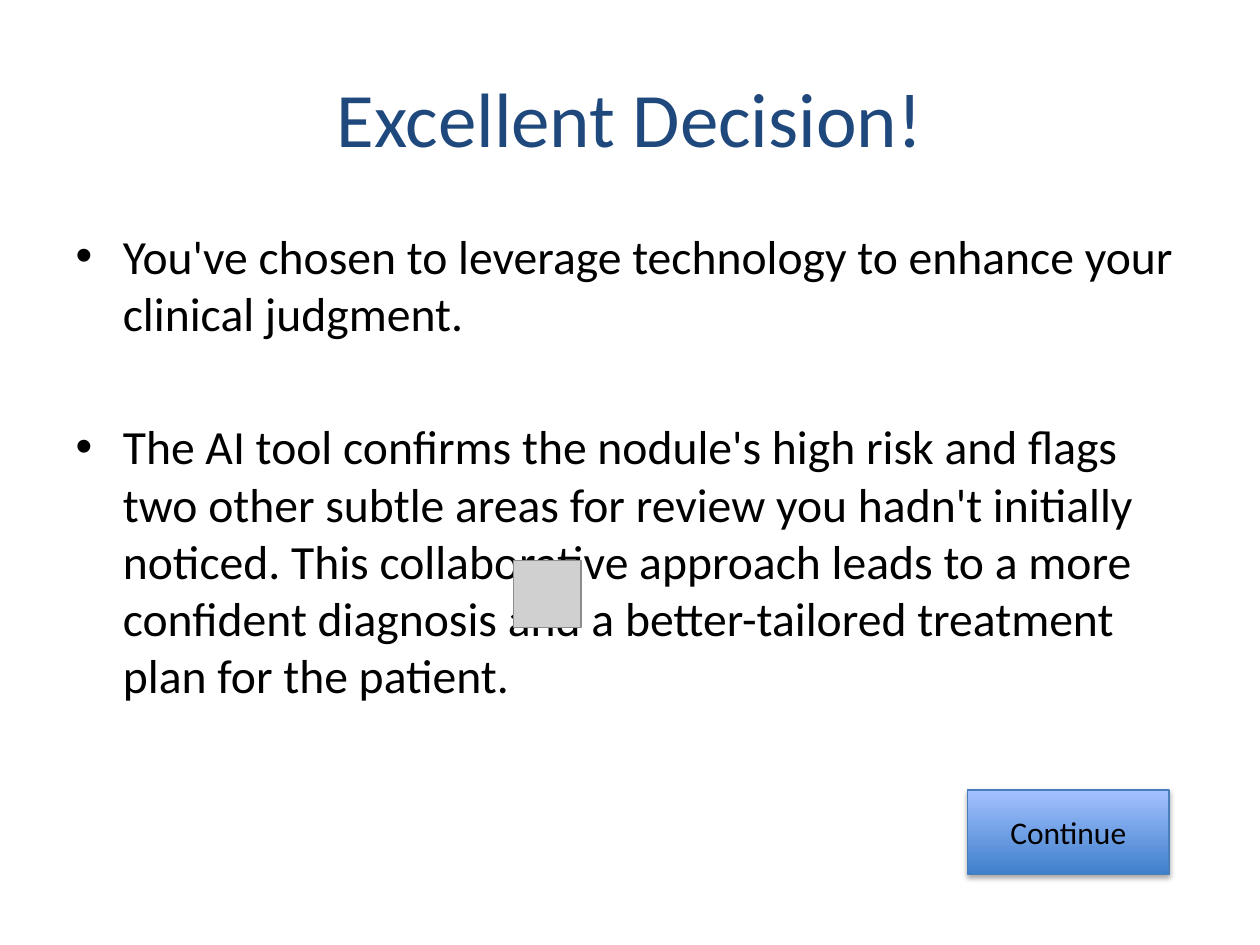
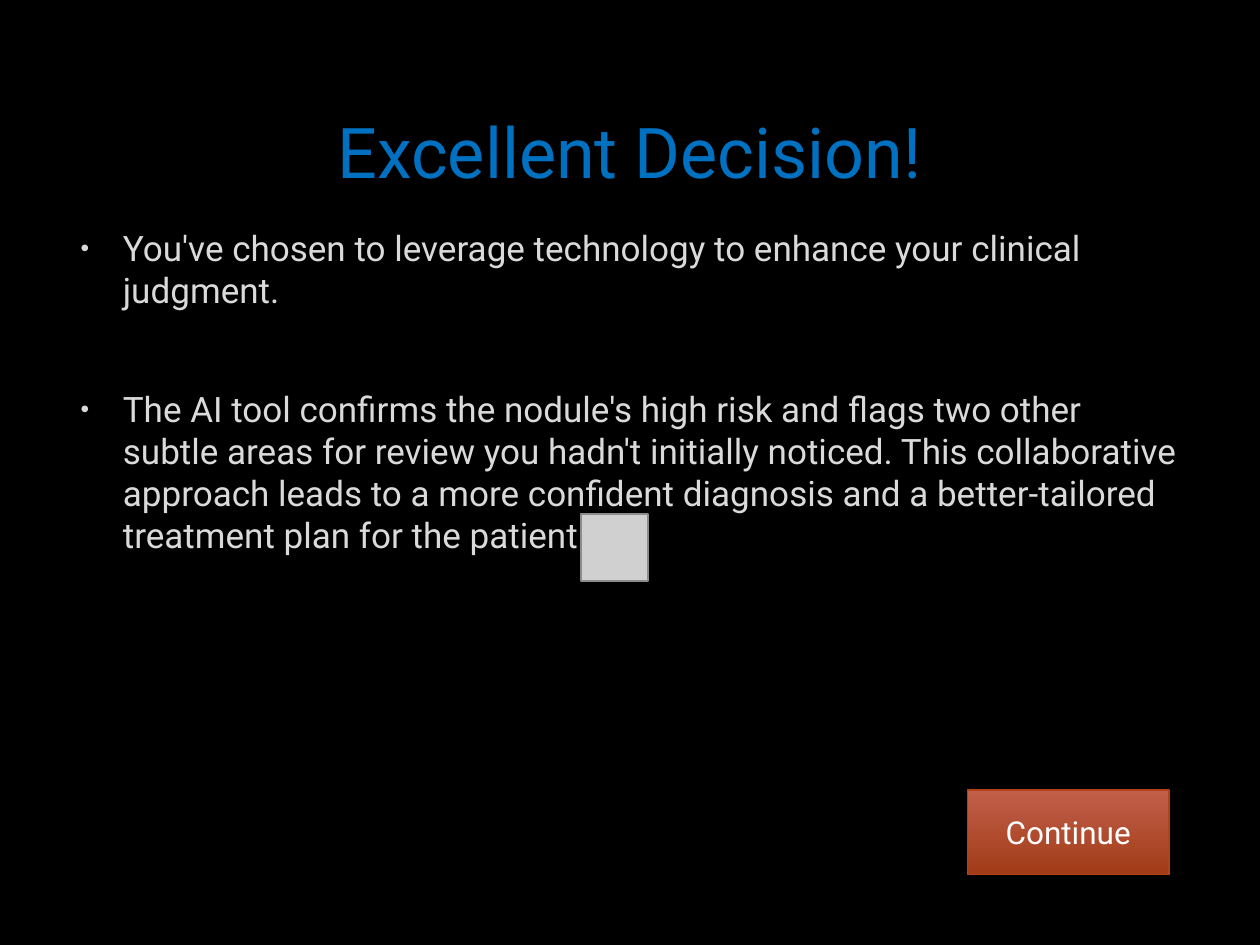
Before and after one commit to Yash-Raj3/ALL-STUFF, a slide deck: slide 9 of ICT Assignmenrt/Section-2/Question-4.pptx. Drawn at 1260x945 pixels with LibreOffice and Linux fonts; fonts in the diff are those of the drawing; grey boxes stand for pictures; background and template pictures are left out. Boxes give left, top, right and bottom in pixels: in the first picture for what was removed or moved away, otherwise in the second. Text is boxed around its words. In the diff, an @@ line names an element or a change of style, - is before the commit and + after.

```diff
--- a/ICT Assignmenrt/Section-2/Question-4.pptx
+++ b/ICT Assignmenrt/Section-2/Question-4.pptx
@@ background #FFFFFF to picture (left out) @@
@@ title "Excellent Decision!": place and size @@
-title "Excellent Decision!" at [336, 93, 922, 148]
+title "Excellent Decision!" at [338, 125, 921, 179]
@@ title "Excellent Decision!" at [338, 125, 921, 179]: size 44 to 40 pt, font Calibri to Roboto, text colour #1F497D to #0070C0, letter outline none to #404040 0.75 pt @@
@@ text "You've chosen to leverage technology ..." at [123, 234, 1176, 557]: size 27.2 to 20 pt, font Calibri to Roboto, text colour #000000 to #DADADA, letter outline none to #404040 0.75 pt; indent changed; more space between paragraphs @@
@@ picture: place and size @@
-picture at [514, 561, 581, 627]
+picture at [581, 514, 648, 581]
@@ action button blank "Continue" at [968, 790, 1169, 874]: font Calibri to Roboto, text colour #000000 to #FFFFFF; fill gradient #3F80CE to #A4C4FF to gradient #C25F4A to #A23B17; outline #4B7EBC 0.75 pt to #B4421A 0.75 pt; shadow changed @@
```
Also in this commit, not shown: 10 other slides changed.
